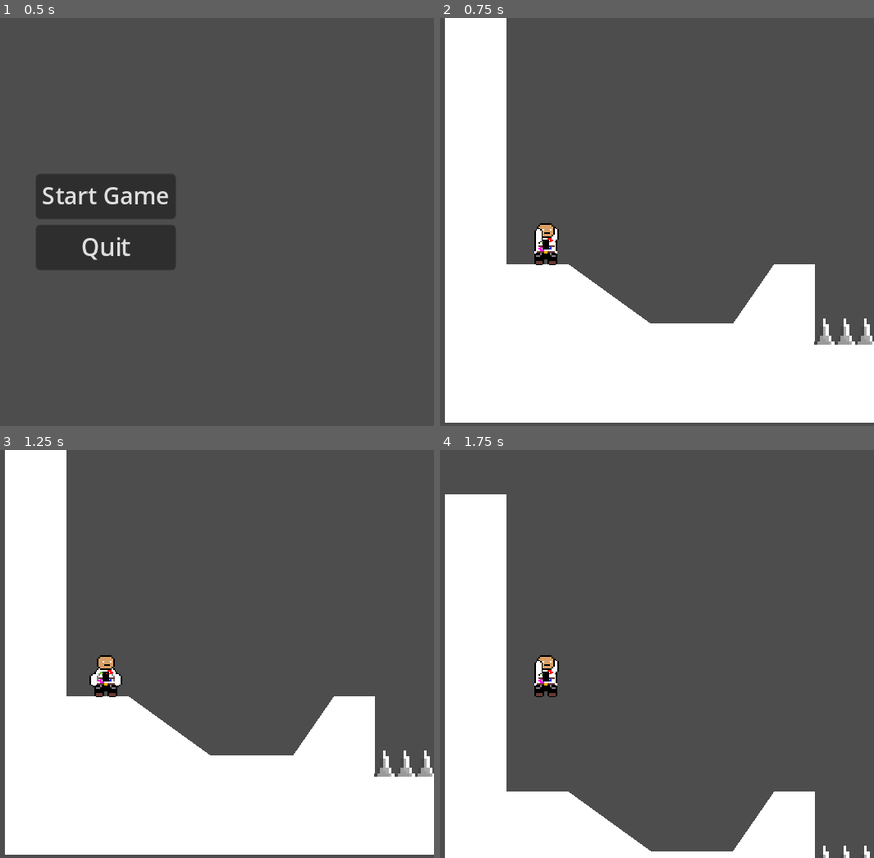
Above: before the commit, frames 1-4 (two rows, left to right).
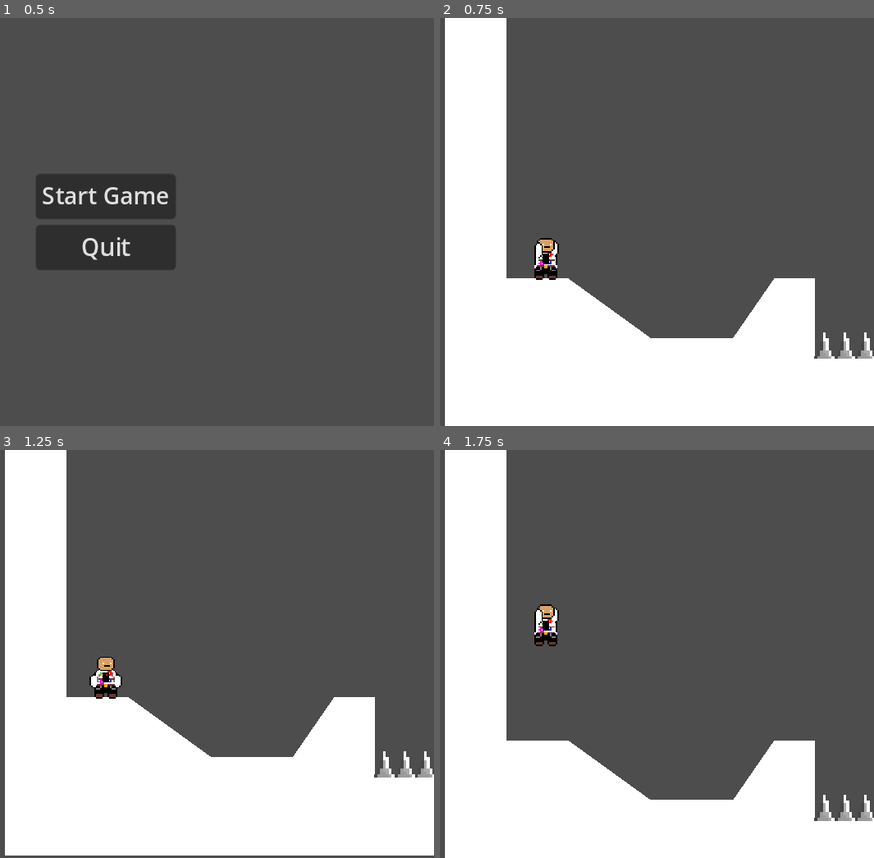
Above: after the commit, the same moments.

Repository: AnOropeza26/Capstone-game
Game: Godot game, scene res://start_menu.tscn
Same seed, same stepped clock (60 frames per second), same inputs: the game is played once before the commit and once after it. The engine's default icon, where the game draws it, is replaced by a stand-in: a white triangle on a blue panel in a dark square.
Inputs:
- Up to frame 1 (0.5 s): no input
- Up to frame 2 (0.75 s): click "Start Game" at 0.5 s
- Up to frame 3 (1.25 s): no input
- Up to frame 4 (1.75 s): tap Enter (ui_accept) at 1.25 s; hold Right (ui_right) from 1.28 s (still down); tap Space (jump) at 1.52 s

Frame 1 is identical in both runs. In frame 2, 4.5% of the frame differs, in the area x 1-100%, y 50-100%; in frame 3, 0.6%; in frame 4, 13%, in the area x 1-100%, y 0-100%.

Commit message:
changed code

Diff:
--- a/player.tscn
+++ b/player.tscn
@@ -111,31 +111,38 @@
 
 
 func _on_hazard_detector_area_entered(area: Area2D) -> void:
-
-	die()
+	await die()
+	on_DeathTimer_timeout()
+
 
 
 func die():
 	if is_dying:
 		return
-
 	is_dying = true
 	animated_sprite_2d.play(\"die\")
-	await move_player_up_and_down()
-	get_tree().reload_current_scene()
-
-
-func move_player_up_and_down():
+	await move_player_up()
+	smooth_transition()
+
+
+func smooth_transition():
+
+	global_position = starting_position
+
+
+func move_player_up():
 	var starting_position = position
-	var up_position = starting_position + Vector2(0, -100)
-	var down_position = starting_position + Vector2(0, 600)
+	var up_position = starting_position + Vector2(0, -150)
 
 	while position.y > up_position.y:
 		position.y -= 4
 		await get_tree().create_timer(0.02).timeout
 
 func on_DeathTimer_timeout():
-	get_tree().reload_current_scene()
+	await  smooth_transition()
+	if starting_position and is_dying:
+		get_tree().reload_current_scene()
+
 "
 
 [sub_resource type="AtlasTexture" id="AtlasTexture_k5an6"]
@@ -352,6 +359,7 @@
 
 [node name="Camera2D" type="Camera2D" parent="."]
 offset = Vector2(0, -30)
+position_smoothing_enabled = true
 
 [node name="AnimatedSprite2D" type="AnimatedSprite2D" parent="."]
 position = Vector2(0, -20)
Not shown: 1 places in player.tscn that only renumber resources
Not shown: 1 places in real_spikes.tscn that only renumber resources
